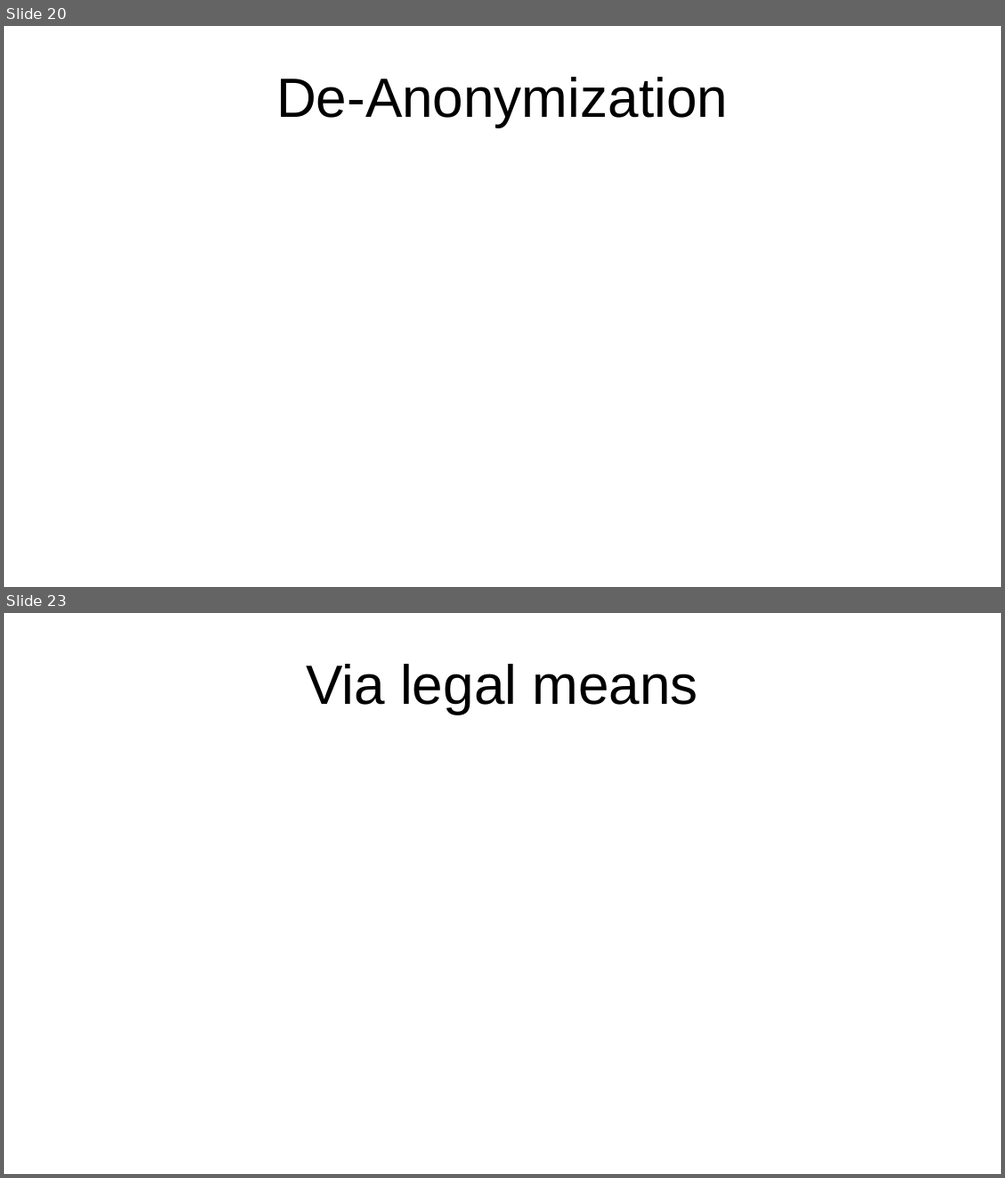
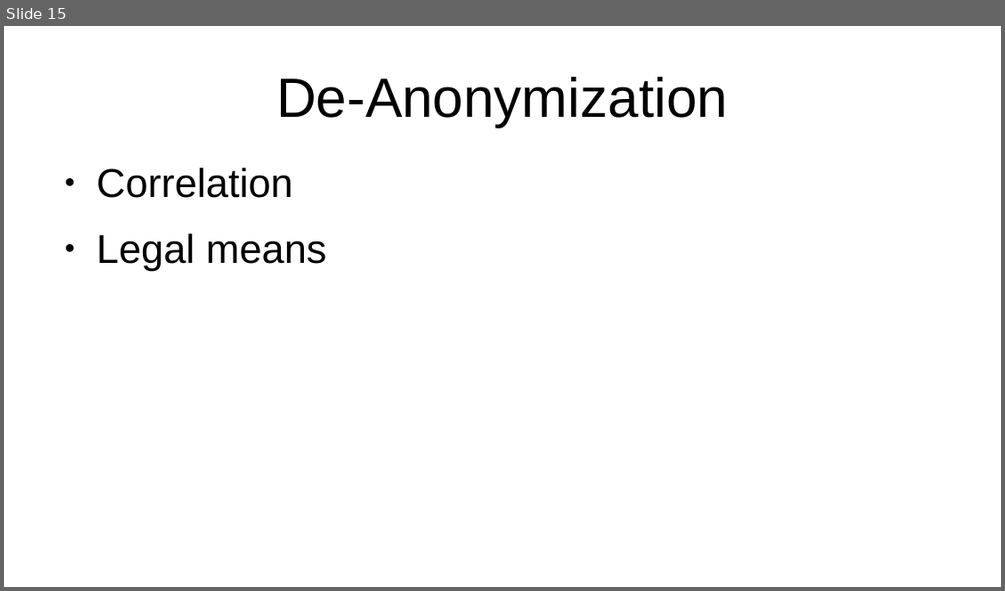
Before and after one commit to certtools/defo-security-analysis, a slide deck: stammtisch/presentation.odp. Shown one above the other, each under a label of ours: slides 20 and 23 before the commit, slide 15 after it; the slides between them are not shown. The pictures are 1005x1178 and 1005x591 pixels, drawn with LibreOffice and Linux fonts; fonts in the diff are those of the drawing. Boxes give left, top, right and bottom in pixels: in the first picture for what was removed or moved away, otherwise in the second. Text is boxed around its words. In the diff, an @@ line names an element or a change of style, - is before the commit and + after.

```diff
--- a/stammtisch/presentation.odp
+++ b/stammtisch/presentation.odp
@@ slide 23 removed at box(4, 613, 1001, 1174), background #FFFFFF @@
@@ title removed at box(306, 664, 697, 714) @@
-Via legal means
@@ what was slide 20 is now slide 15 @@
@@ slide 15 changed as well @@
@@ text added at box(97, 168, 327, 271), 32 pt, text #000000 @@
+● Correlation
+● Legal means
```
Also in this commit, not shown: 4 other slides changed, 5 slides added, 12 other slides removed, 1 other file.
